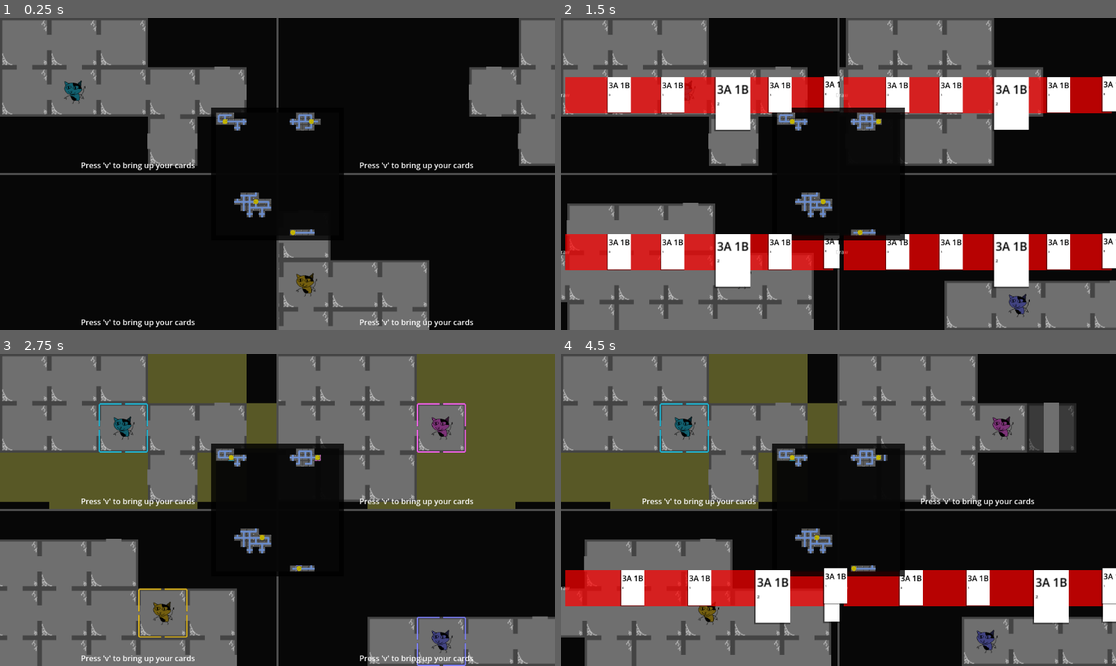
Above: before the commit, frames 1-4 (two rows, left to right).
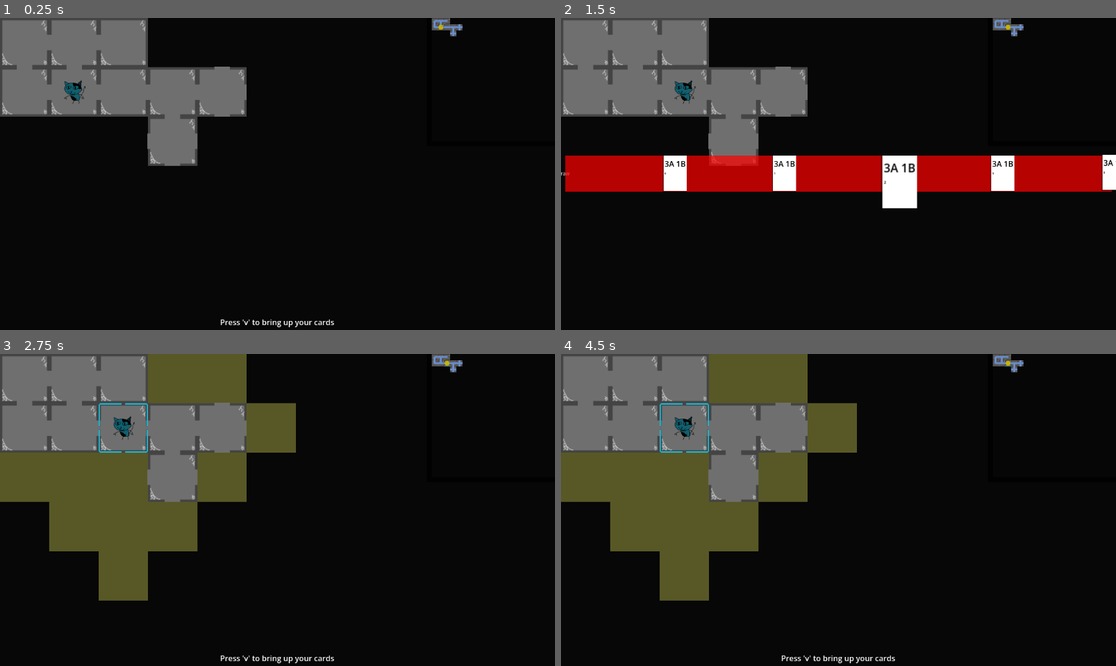
Above: after the commit, the same moments.

Repository: emrysshevek/gameganggame
Game: Godot game, scene res://scenes/GameScene.tscn
Two runs of this game, one before a commit and one after it. Both use one fixed random seed, a clock stepped at 60 frames per second and the inputs below.
Inputs (mouse positions are in pixels of both pictures, inside the frame that each line leads up to):
- Up to frame 1 (0.25 s): no input
- Up to frame 2 (1.5 s): tap V (debug_v) at 0.5, 1.25 s; move the mouse to (960, 158) at 0.52 s; hold D (move_right) 0.53-1.25 s; tap G (discard) at 0.6 s; click (960, 158) at 0.67 s; drag from (727, 189) to (810, 236) at 1.27 s
- Up to frame 3 (2.75 s): tap V (debug_v) at 2 s; move the mouse to (333, 441) at 2.02 s; hold D (move_right) from 2.03 s (still down); tap C (toggle_cursor) at 2.1 s
- Up to frame 4 (4.5 s): release D (move_right) at 2.75 s; tap V (debug_v) at 2.75, 3.5, 4.25 s; drag from (810, 572) to (672, 463) at 2.77 s; move the mouse to (1005, 556) at 3.52 s; hold A (move_left) 3.53-4.25 s; tap Alt at 3.6 s; drag from (672, 463) to (755, 432) at 4.27 s

The runs differ from the first frame. In frame 1, 14% of the frame differs, in the area x 0-100%, y 0-100%; in frame 2, 60%; in frame 3, 48%; in frame 4, 46%.

Commit message:
fixed minimap and player_area display

Diff:
--- a/global/model.gd
+++ b/global/model.gd
@@ -50,7 +50,6 @@
 	const TOGGLE_CURSOR = "toggle_cursor"
 	const DISCARD = "discard"
 
-
 class InputState:
 	const MOVE = "Move"
 	const CARD = "Card"
--- a/scenes/GameScene.tscn
+++ b/scenes/GameScene.tscn
@@ -36,6 +36,7 @@
 alignment = 1
 
 [node name="BotRow" type="HBoxContainer" parent="PlayerAreas/Control/VBoxContainer" unique_id=89953762]
+visible = false
 layout_mode = 2
 size_flags_vertical = 3
 alignment = 1
--- a/scenes/game_scene.gd
+++ b/scenes/game_scene.gd
@@ -17,7 +17,7 @@
 @onready var _minimap_size:Vector2 = Vector2(200,200)
 @onready var grid_man:GridManager = $OriginViewportController/OriginViewportContainer/OriginViewport/GridManager
 
-@onready var manual_set_number_of_players:int = 4
+@onready var manual_set_number_of_players:int = 1
 
 var _player_sub_viewports:Dictionary[viewport_names, PlayerSubViewport]
 var _tile_size:Vector2
@@ -40,6 +40,8 @@
 		var new_player_area:Control = Control.new()
 		new_player_area.size_flags_horizontal = Control.SIZE_EXPAND_FILL
 		player_areas.append(new_player_area)
+		if i > 1:
+			$PlayerAreas/Control/VBoxContainer/BotRow.visible = true
 		if i == 0 || i == 1:
 			$PlayerAreas/Control/VBoxContainer/TopRow.add_child(new_player_area)
 		else:
@@ -89,8 +91,8 @@
 func setup_minimap():
 	_minimap_size = Vector2(((grid_man.map_width * _tile_size.x) * _minimap_zoom.x), ((grid_man.map_height * _tile_size.y) * _minimap_zoom.y))
 	_minimap_coord_1p = Vector2(DisplayServer.window_get_size().x - _minimap_size.x, 0)
-	_minimap_coord_2p = Vector2(DisplayServer.window_get_size().x - _minimap_size.x, (DisplayServer.window_get_size().y / 2) - _minimap_size.y/2)
-	_minimap_coord_3p = Vector2((DisplayServer.window_get_size().x / 2) + _minimap_size.x/2, (DisplayServer.window_get_size().y / 2) - _minimap_size.y)
+	_minimap_coord_2p = Vector2((DisplayServer.window_get_size().x / 2) - _minimap_size.x/2, (DisplayServer.window_get_size().y) - _minimap_size.y)
+	_minimap_coord_3p = Vector2((0), (DisplayServer.window_get_size().y) - _minimap_size.y)
 	_minimap_coord_4p = Vector2((DisplayServer.window_get_size().x / 2) - _minimap_size.x/2, (DisplayServer.window_get_size().y / 2) - _minimap_size.y/2)
 	#setting up the minimap viewport
 	var minimap_coords = [_minimap_coord_1p, _minimap_coord_2p, _minimap_coord_3p, _minimap_coord_4p]
